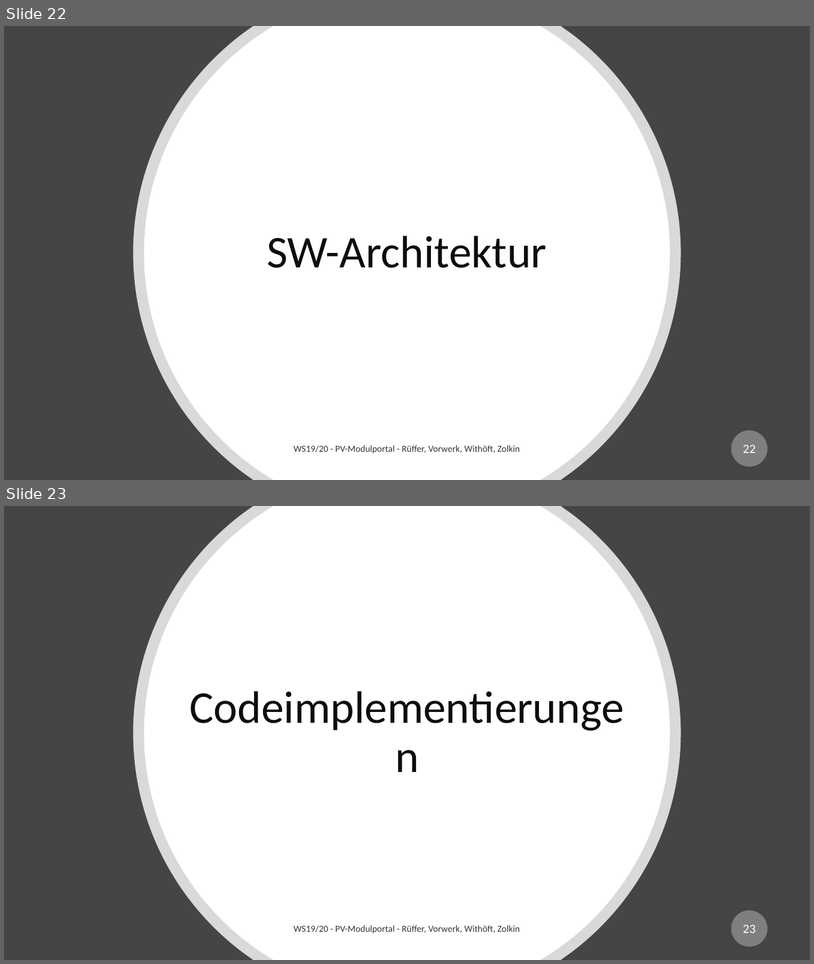
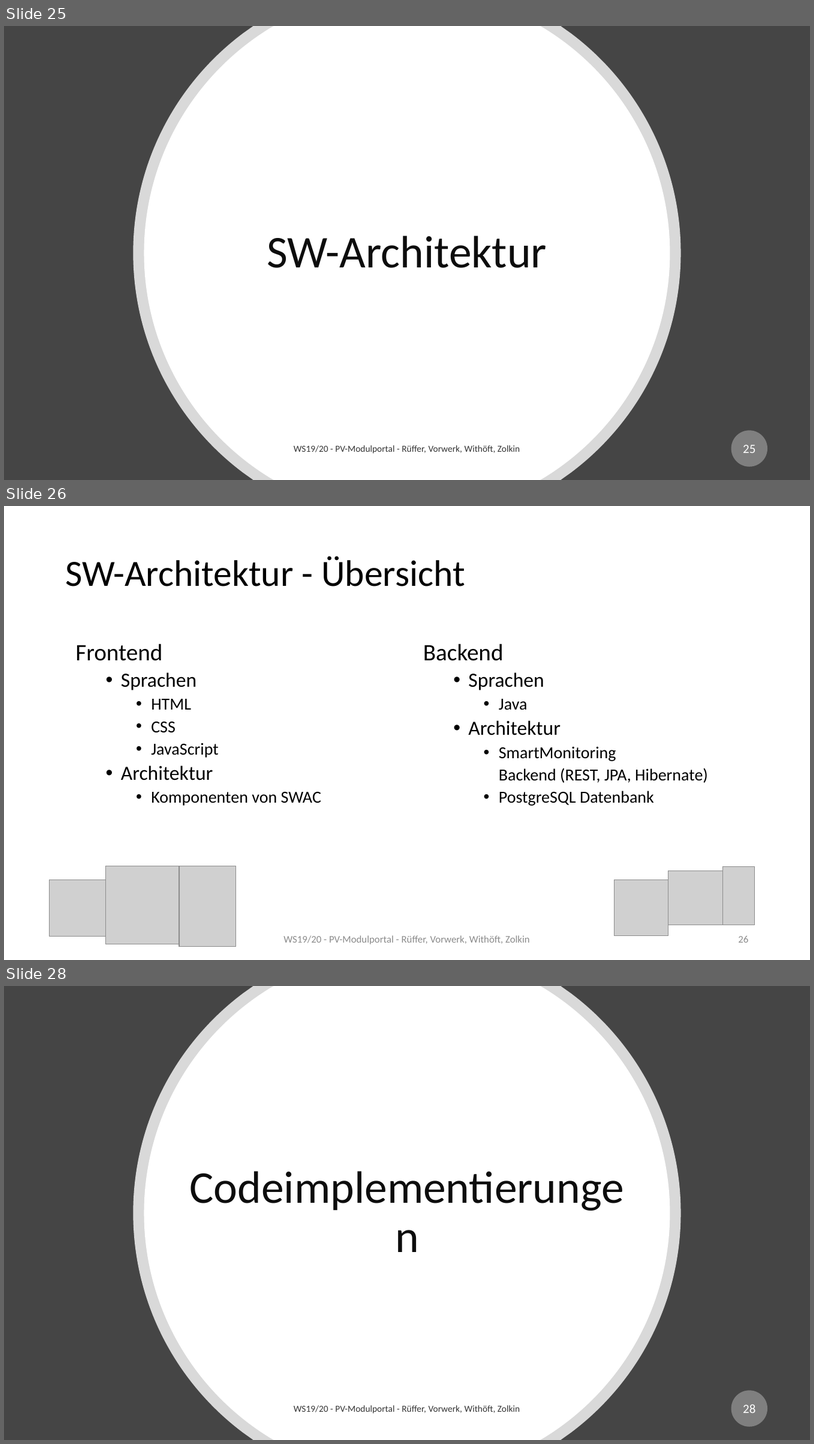
Before and after one commit to mwithoeft/Webengineering, a slide deck: docs/Seminarvortrag.pptx. Shown one above the other, each under a label of ours: slides 22 and 23 before the commit, slides 25, 26 and 28 after it; the slides between them are not shown. The pictures are 814x964 and 814x1444 pixels, drawn with LibreOffice and Linux fonts; fonts in the diff are those of the drawing; grey boxes stand for pictures. Boxes give left, top, right and bottom in pixels: in the first picture for what was removed or moved away, otherwise in the second. Text is boxed around its words. In the diff, an @@ line names an element or a change of style, - is before the commit and + after.

```diff
--- a/docs/Seminarvortrag.pptx
+++ b/docs/Seminarvortrag.pptx
@@ slide 26 added at (4,506,810,960), background #FFFFFF @@
@@ title added at (65,556,465,586), 44 pt, text #000000 @@
+SW-Architektur - Übersicht
@@ text added at (75,643,321,805), 20 pt, text #000000 @@
+Frontend
+  • Sprachen
+    • HTML
+    • CSS
+    • JavaScript
+  • Architektur
+    • Komponenten von SWAC
@@ text added at (423,643,708,805), 20 pt, text #000000 @@
+Backend
+  • Sprachen
+    • Java
+  • Architektur
+    • SmartMonitoring
+    Backend (REST, JPA, Hibernate)
+    • PostgreSQL Datenbank
@@ picture added at (50,880,105,936) @@
@@ picture added at (105,866,183,944) @@
@@ picture added at (179,866,236,946) @@
@@ picture added at (614,880,669,936) @@
@@ picture added at (669,871,723,925) @@
@@ picture added at (723,866,755,925) @@
@@ text added at (284,935,530,944), 12 pt, text #8C8C8C @@
+WS19/20 - PV-Modulportal - Rüffer, Vorwerk, Withöft, Zolkin
@@ page number added at (738,936,749,942), 12 pt, text #8C8C8C @@
+26
@@ what was slide 22 is now slide 25 @@
@@ page number at (743,444,756,453): text changed @@
-22
+25
@@ what was slide 23 is now slide 28 @@
@@ page number at (743,1404,756,1413): text changed @@
-23
+28
```
Also in this commit, not shown: 9 other slides added.
